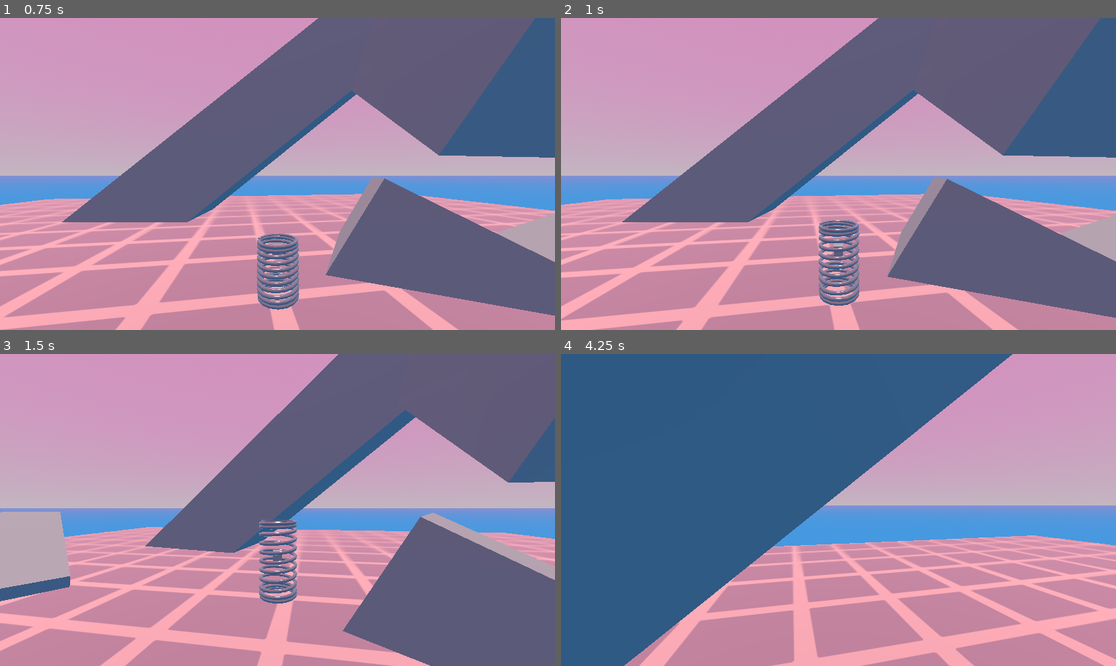
Above: before the commit, frames 1-4 (two rows, left to right).
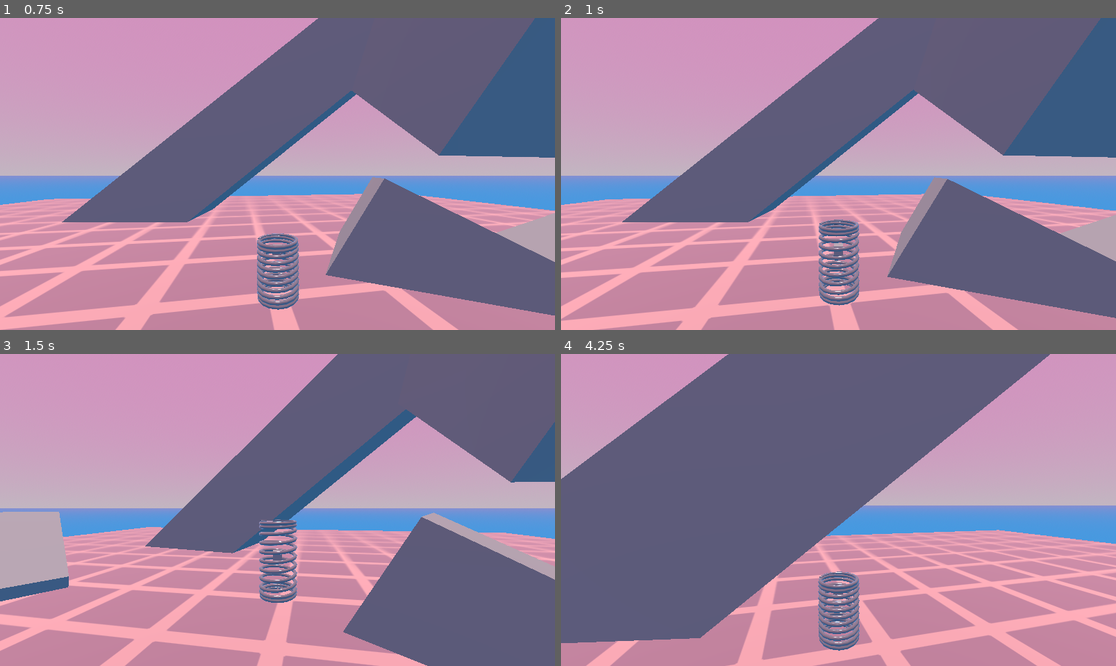
Above: after the commit, the same moments.

Repository: Althories/springstar
Game: Godot game, scene res://Scenes/Levels/main.tscn
Same seed, same stepped clock (60 frames per second), same inputs: the game is played once before the commit and once after it.
Inputs (mouse positions are in pixels of both pictures, inside the frame that each line leads up to):
- Up to frame 1 (0.75 s): move the mouse to (305, 174) at 0.52 s; press the mouse at (305, 174) at 0.53 s; hold W (move_forward) from 0.53 s (still down)
- Up to frame 2 (1 s): keep holding W (move_forward); tap Space (jump) at 0.77 s
- Up to frame 3 (1.5 s): keep holding W (move_forward); move the mouse to (249, 510) at 1.27 s; release the mouse at (249, 510) at 1.28 s; click (249, 510) at 1.35 s
- Up to frame 4 (4.25 s): keep holding W (move_forward); tap Space (jump) at 1.52, 3.02, 3.77 s; move the mouse to (849, 503) at 2.02 s; press the mouse at (849, 503) at 2.03 s; move the mouse to (832, 516) at 2.77 s; release the mouse at (832, 516) at 2.78 s; click (832, 516) at 2.85 s; move the mouse to (877, 513) at 3.52 s; press the mouse at (877, 513) at 3.53 s

Frame 1 is identical in both runs. In frame 2, 0.6% of the frame differs, in the area x 11-100%, y 0-97%; in frame 3, 1.7%; in frame 4, 65%, in the area x 0-100%, y 0-100%.

Commit message:
implemented influence behavior
wowie new function

Diff:
--- a/Scripts/SpringCharacter/spring_script.gd
+++ b/Scripts/SpringCharacter/spring_script.gd
@@ -1,6 +1,7 @@
 extends CharacterBody3D
 
 const GROUND_SPEED = 6.0							# Speed of spring in ground bounce
+const AIR_SPEED = 0.05								# Influence on speed that alters spring velocity in air
 const GROUND_BOUNCE_IMPULSE = 4.0					# y velocity impulse for bounce in ground bounce
 const CHARGE_JUMP_IMPULSE = 2.0
 const AIM_VERTICAL_OFFSET = 0.2						# For charge jump vector
@@ -71,10 +72,20 @@
 		if animationPlayer.current_animation_position != 0.0:
 			animationPlayer.play_backwards("SpringSquish")	# Uncharge spring movement
 		velocity += get_gravity() * delta					# Applies gravity while not on floor
+		air_move_spring()
+
 
 	move_and_slide()										# NECESSARY for this stuff to actually all work
 
 #functions block ----------
+func air_move_spring() -> void:
+	'''Uses built-in methodology to apply horizontal influence to the spring. Because it is creating
+	this velocity from nowhere, it is additive to midair spring velocity.'''
+	var input_dir := Input.get_vector("move_left", "move_right", "move_forward", "move_back")
+	var direction := (transform.basis * Vector3(input_dir.x, 0, input_dir.y)).normalized()
+	velocity.x += direction.x * AIR_SPEED
+	velocity.z += direction.z * AIR_SPEED
+
 func charge() -> void:
 	'''Charge function for spring jump. Accumulates charge velocity based on charge rate'''
 	charge_velocity += CHARGE_JUMP_RATE
